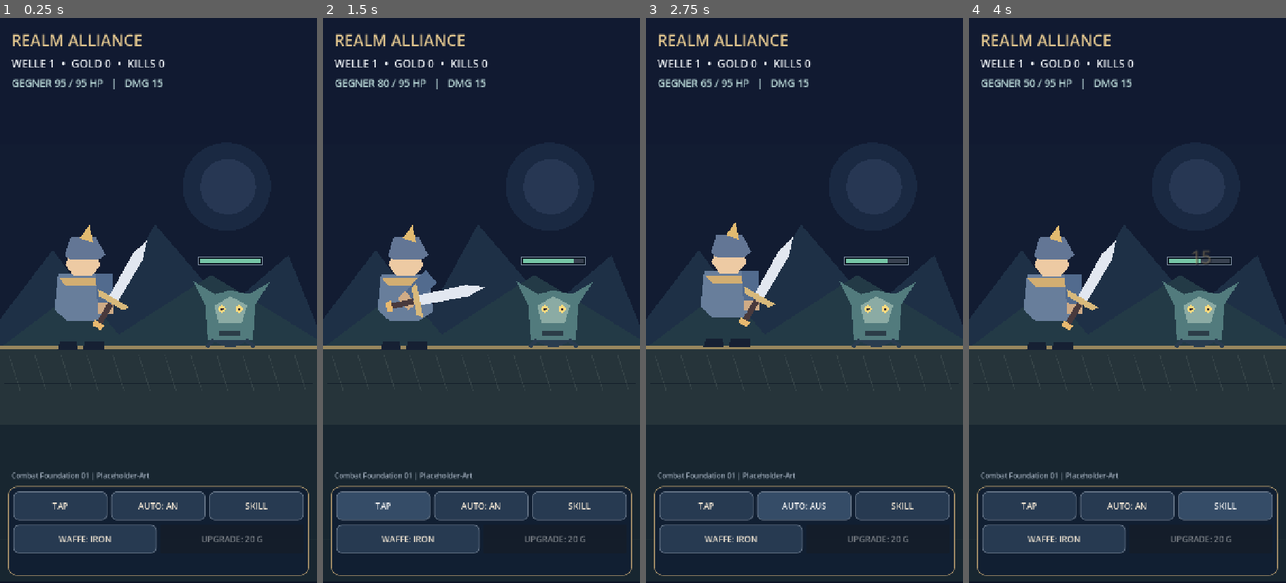
Above: before the commit, frames 1-4 (left to right).
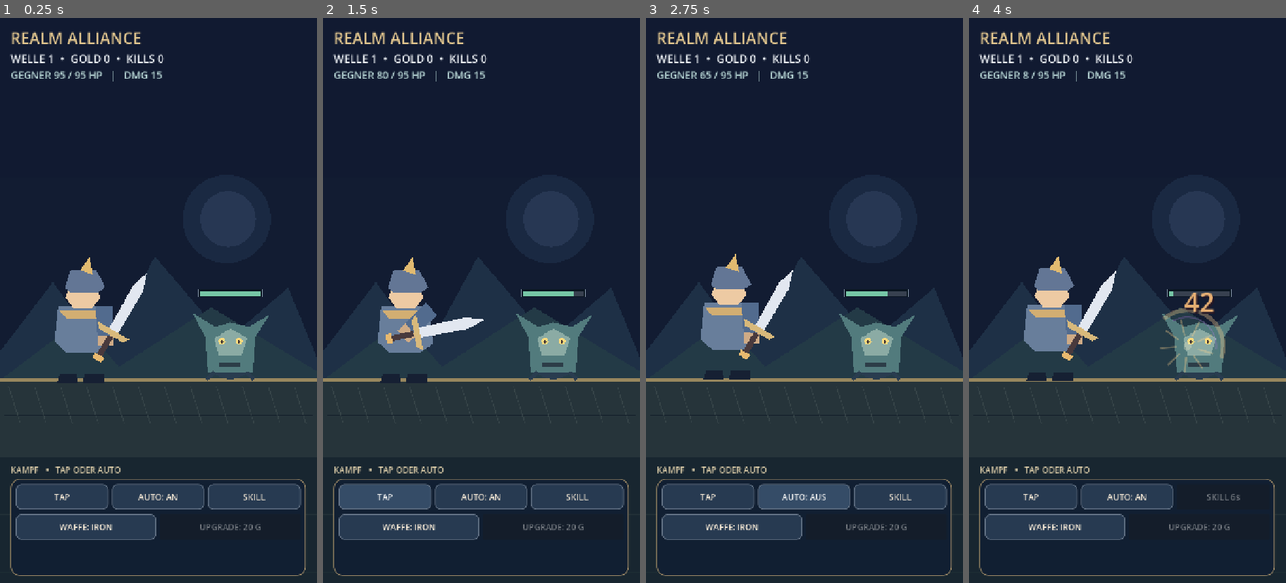
Above: after the commit, the same moments.

Repository: Broosskyy/Realm-Alliance
Game: Godot game, scene res://scenes/main.tscn
Same seed, same stepped clock (60 frames per second), same inputs: the game is played once before the commit and once after it.
Inputs (mouse positions are in pixels of both pictures, inside the frame that each line leads up to):
- Up to frame 1 (0.25 s): no input
- Up to frame 2 (1.5 s): click (481, 283) at 0.52 s; click "TAP" at 1.25 s
- Up to frame 3 (2.75 s): click "AUTO: AN" at 2 s
- Up to frame 4 (4 s): click "AUTO: AUS" at 2.75 s; click "SKILL" at 3.5 s

The runs differ from the first frame. In frame 1, 16% of the frame differs, in the area x 0-100%, y 2-99%; in frame 2, 16%; in frame 3, 16%; in frame 4, 17%.

Commit message:
feat(godot): reconstruct responsive combat screen, touch area and hit feedback

Diff:
--- a/godot/realm_alliance/scripts/main.gd
+++ b/godot/realm_alliance/scripts/main.gd
@@ -5,12 +5,14 @@
 const HeroRig = preload("res://scripts/hero_rig.gd")
 const EnemyVisual = preload("res://scripts/enemy_visual.gd")
 const StageArt = preload("res://scripts/stage_art.gd")
+const CombatLayout = preload("res://scripts/combat_layout.gd")
+const ImpactFX = preload("res://scripts/impact_fx.gd")
 
 var model
 var hero
 var enemy
 var stage: Node2D
-var touch_zone: Button
+var touch_zone: Control
 var header: Label
 var wave_info: Label
 var hp_info: Label
@@ -28,6 +30,8 @@
 var queued_multiplier: float = 1.0
 var skill_ready_at: int = 0
 var ui_accumulator: float = 0.0
+var _stage_home: Vector2 = Vector2.ZERO
+var _last_stage_tap_ms: int = -1000
 
 func _ready() -> void:
     model = CombatModel.new(SaveStore.load_state())
@@ -39,7 +43,7 @@
     hero.set_upgrade_tier(model.upgrade_level)
     enemy.show_wave(model.wave)
     auto_timer = Timer.new()
-    auto_timer.wait_time = 0.85
+    auto_timer.wait_time = 0.72
     auto_timer.autostart = true
     add_child(auto_timer)
     auto_timer.timeout.connect(_on_auto_tick)
@@ -71,11 +75,11 @@
     enemy.position = Vector2(163, 118)
     enemy.scale = Vector2(1.48, 1.48)
     stage.add_child(enemy)
-    touch_zone = Button.new()
-    touch_zone.flat = true
-    touch_zone.focus_mode = Control.FOCUS_NONE
+    touch_zone = Control.new()
+    touch_zone.name = "CombatTouchZone"
+    touch_zone.mouse_filter = Control.MOUSE_FILTER_STOP
     touch_zone.mouse_default_cursor_shape = Control.CURSOR_POINTING_HAND
-    touch_zone.pressed.connect(_on_tap)
+    touch_zone.gui_input.connect(_on_stage_input)
     add_child(touch_zone)
 
 func _make_label(value: String, size: int, color: Color) -> Label:
@@ -91,7 +95,7 @@
     var button := Button.new()
     button.text = text
     button.size_flags_horizontal = Control.SIZE_EXPAND_FILL
-    button.custom_minimum_size = Vector2(0, 65)
+    button.custom_minimum_size = Vector2(0, 58)
     button.add_theme_font_size_override("font_size", 19)
     button.add_theme_color_override("font_color", Color("#f6ead7"))
     var normal := StyleBoxFlat.new()
@@ -114,7 +118,7 @@
     header = _make_label("REALM ALLIANCE", 36, Color("#e3c78f"))
     wave_info = _make_label("", 25, Color("#edf1f5"))
     hp_info = _make_label("", 23, Color("#b9d8d7"))
-    help_text = _make_label("Combat Foundation 01 | Placeholder-Art", 16, Color("#9daab9"))
+    help_text = _make_label("KAMPF   •   TAP ODER AUTO", 19, Color("#d4c6a4"))
     bottom_panel = PanelContainer.new()
     var frame := StyleBoxFlat.new()
     frame.bg_color = Color("#111f32",0.96)
@@ -147,24 +151,48 @@
 func _layout() -> void:
     if stage == null:
         return
-    var viewport_size := get_viewport_rect().size
-    var width := viewport_size.x
-    var height := viewport_size.y
-    var scale_factor := minf(width / 720.0, height / 1100.0)
+    var metrics: Dictionary = CombatLayout.solve(get_viewport_rect().size)
+    var viewport_size: Vector2 = metrics["viewport"]
+    var width: float = viewport_size.x
+    var pad: float = metrics["padding"]
+    var scale_factor: float = metrics["stage_scale"]
+    var font_scale: float = metrics["font_scale"]
+    var zone: Rect2 = metrics["tap_rect"]
     stage.scale = Vector2.ONE * scale_factor
-    stage.position = Vector2(width * 0.5, height * 0.49)
-    touch_zone.position = Vector2(maxf(0.0, stage.position.x - 340.0 * scale_factor), stage.position.y - 260.0 * scale_factor)
-    touch_zone.size = Vector2(680.0 * scale_factor, 470.0 * scale_factor)
-    header.position = Vector2(26, 25)
-    header.size = Vector2(width - 52, 50)
-    wave_info.position = Vector2(26, 86)
-    wave_info.size = Vector2(width - 52, 40)
-    hp_info.position = Vector2(26, 131)
-    hp_info.size = Vector2(width - 52, 40)
-    help_text.position = Vector2(26, height - 255)
-    help_text.size = Vector2(width - 52, 25)
-    bottom_panel.position = Vector2(18, height - 219)
-    bottom_panel.size = Vector2(width - 36, 203)
+    _stage_home = metrics["stage_origin"]
+    stage.position = _stage_home
+    touch_zone.position = zone.position
+    touch_zone.size = zone.size
+    header.position = Vector2(pad, 20)
+    header.size = Vector2(width - pad * 2.0, 48)
+    wave_info.position = Vector2(pad, 75)
+    wave_info.size = Vector2(width - pad * 2.0, 38)
+    hp_info.position = Vector2(pad, 113)
+    hp_info.size = Vector2(width - pad * 2.0, 35)
+    help_text.position = Vector2(pad, float(metrics["controls_top"]) - 34.0)
+    help_text.size = Vector2(width - pad * 2.0, 30)
+    bottom_panel.position = Vector2(pad, metrics["controls_top"])
+    bottom_panel.size = Vector2(width - pad * 2.0, metrics["controls_height"])
+    header.add_theme_font_size_override("font_size", int(36.0 * font_scale))
+    wave_info.add_theme_font_size_override("font_size", int(25.0 * font_scale))
+    hp_info.add_theme_font_size_override("font_size", int(23.0 * font_scale))
+    help_text.add_theme_font_size_override("font_size", int(19.0 * font_scale))
+    for button in [auto_button, skill_button, weapon_button, upgrade_button]:
+        button.add_theme_font_size_override("font_size", int(19.0 * font_scale))
+
+func _on_stage_input(event: InputEvent) -> void:
+    # Deduplicate emulated mouse events originating from the same mobile tap.
+    var pressed: bool = false
+    if event is InputEventScreenTouch:
+        pressed = event.pressed
+    elif event is InputEventMouseButton:
+        pressed = event.pressed and event.button_index == MOUSE_BUTTON_LEFT
+    if pressed:
+        var now: int = Time.get_ticks_msec()
+        if now - _last_stage_tap_ms > 80:
+            _last_stage_tap_ms = now
+            _on_tap()
+        touch_zone.accept_event()
 
 func _on_tap() -> void:
     _try_attack(1.0, false)
@@ -184,9 +212,12 @@
     if not result.get("valid", false):
         return
     enemy.play_hit()
-    _damage_popup(int(result["damage"]))
+    var empowered: bool = queued_multiplier > 1.0
+    _impact_burst(empowered)
+    _damage_popup(int(result["damage"]), empowered)
     if bool(result["killed"]):
         enemy.play_death()
+        _reward_popup(int(result["gold_gain"]))
         wave_timer.start(0.66)
     _persist()
     _refresh()
@@ -227,20 +258,49 @@
         _persist()
         _refresh()
 
-func _damage_popup(amount: int) -> void:
+func _impact_burst(is_skill: bool) -> void:
+    var flash: RAImpactFX = ImpactFX.new()
+    flash.configure(is_skill)
+    flash.position = enemy.position + Vector2(-27.0, -75.0)
+    flash.z_index = 12
+    stage.add_child(flash)
+    var shake: Tween = create_tween()
+    stage.position = _stage_home + Vector2(-7.0 if is_skill else -3.0, 1.5) * stage.scale.x
+    shake.tween_property(stage, "position", _stage_home, 0.13)
+
+func _damage_popup(amount: int, is_skill: bool = false) -> void:
     var popup := Label.new()
     popup.text = str(amount)
-    popup.add_theme_font_size_override("font_size", 42)
-    popup.add_theme_color_override("font_color", Color("#ffdb81"))
-    popup.add_theme_color_override("font_shadow_color", Color("#191927"))
-    popup.add_theme_constant_override("shadow_offset_x", 2)
-    popup.add_theme_constant_override("shadow_offset_y", 3)
-    add_child(popup)
-    popup.position = stage.position + enemy.position * stage.scale.x + Vector2(-20, -170) * stage.scale.x
+    popup.add_theme_font_size_override("font_size", 54 if is_skill else 45)
+    popup.add_theme_color_override("font_color", Color("#ffc17b") if is_skill else Color("#ffe5a4"))
+    popup.add_theme_color_override("font_shadow_color", Color("#211626"))
+    popup.add_theme_constant_override("shadow_offset_x", 3)
+    popup.add_theme_constant_override("shadow_offset_y", 4)
+    popup.mouse_filter = Control.MOUSE_FILTER_IGNORE
+    popup.z_index = 18
+    stage.add_child(popup)
+    popup.position = enemy.position + Vector2(-34.0, -182.0)
+    popup.scale = Vector2(0.84, 0.84)
     var fly := create_tween()
     fly.set_parallel(true)
-    fly.tween_property(popup, "position:y", popup.position.y - 82.0, 0.50)
-    fly.tween_property(popup, "modulate:a", 0.0, 0.50)
+    fly.tween_property(popup, "position:y", popup.position.y - 92.0, 0.52)
+    fly.tween_property(popup, "scale", Vector2(1.17, 1.17), 0.24)
+    fly.tween_property(popup, "modulate:a", 0.0, 0.52).set_delay(0.14)
+    fly.finished.connect(popup.queue_free)
+
+func _reward_popup(gained: int) -> void:
+    var popup := Label.new()
+    popup.text = "+%d GOLD" % gained
+    popup.add_theme_font_size_override("font_size", 27)
+    popup.add_theme_color_override("font_color", Color("#f5c46e"))
+    popup.mouse_filter = Control.MOUSE_FILTER_IGNORE
+    popup.z_index = 17
+    stage.add_child(popup)
+    popup.position = enemy.position + Vector2(-53.0, -40.0)
+    var fly := create_tween()
+    fly.set_parallel(true)
+    fly.tween_property(popup, "position:y", popup.position.y - 52.0, 0.63)
+    fly.tween_property(popup, "modulate:a", 0.0, 0.63).set_delay(0.10)
     fly.finished.connect(popup.queue_free)
 
 func _refresh() -> void:
